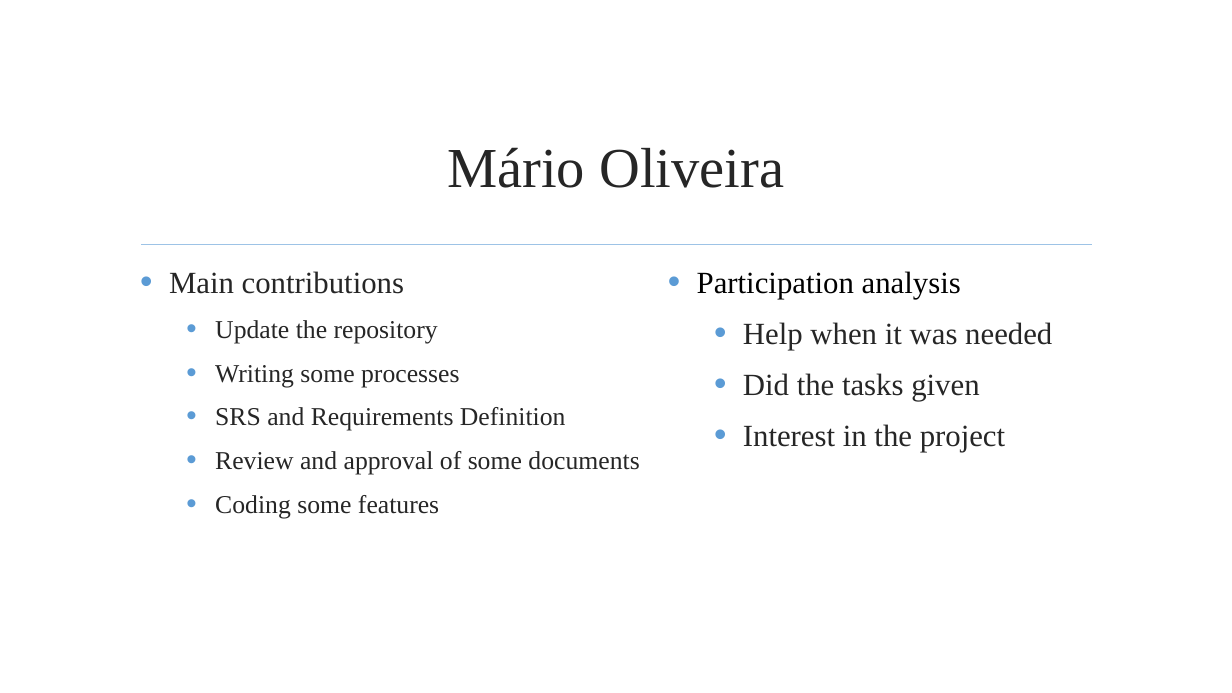
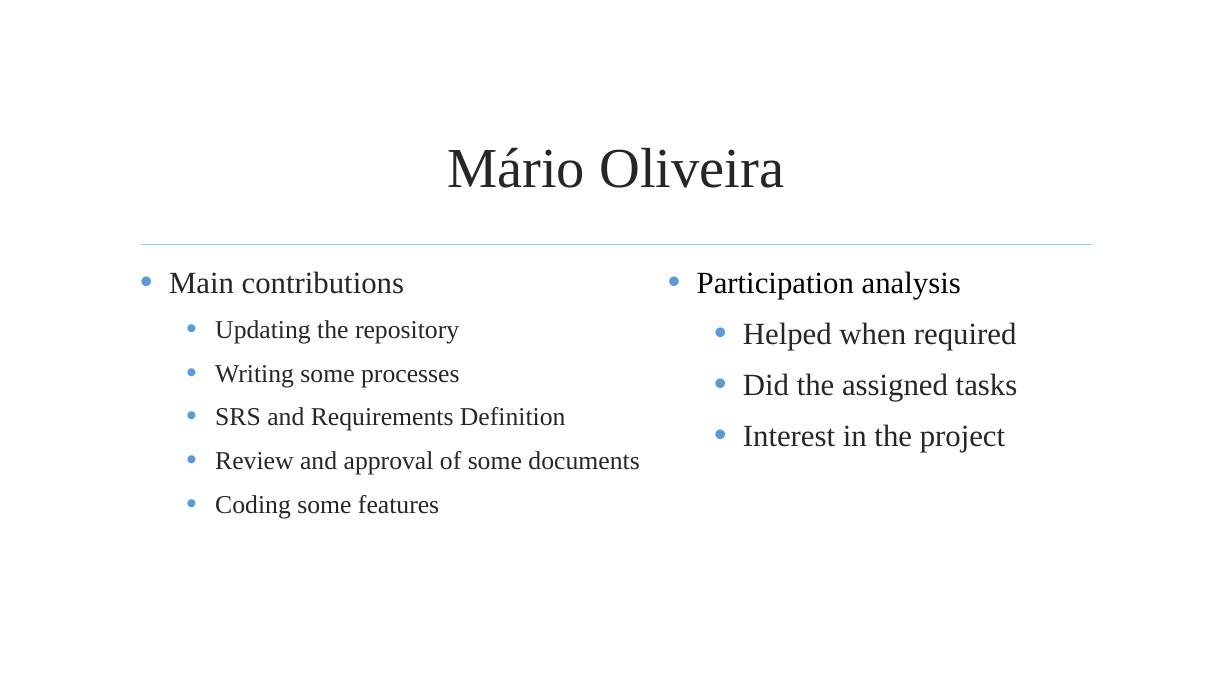
Before and after one commit to jmgirao/projetosoftware1213, a slide deck: slide 70 of Final Presentation/Presentation.pptx. Drawn at 1232x693 pixels with LibreOffice and Linux fonts; fonts in the diff are those of the drawing; background and template pictures are left out. Boxes give left, top, right and bottom in pixels: in the first picture for what was removed or moved away, otherwise in the second. Text is boxed around its words. In the diff, an @@ line names an element or a change of style, - is before the commit and + after.

```diff
--- a/Final Presentation/Presentation.pptx
+++ b/Final Presentation/Presentation.pptx
@@ text at (215, 320, 459, 344): text changed @@
-  • Update the repository
+  • Updating the repository
@@ text at (743, 322, 1018, 401): text changed @@
-  • Help when it was needed
-  • Did the tasks given
+  • Helped when required
+  • Did the assigned tasks
```
Also in this commit, not shown: 4 other slides changed.
